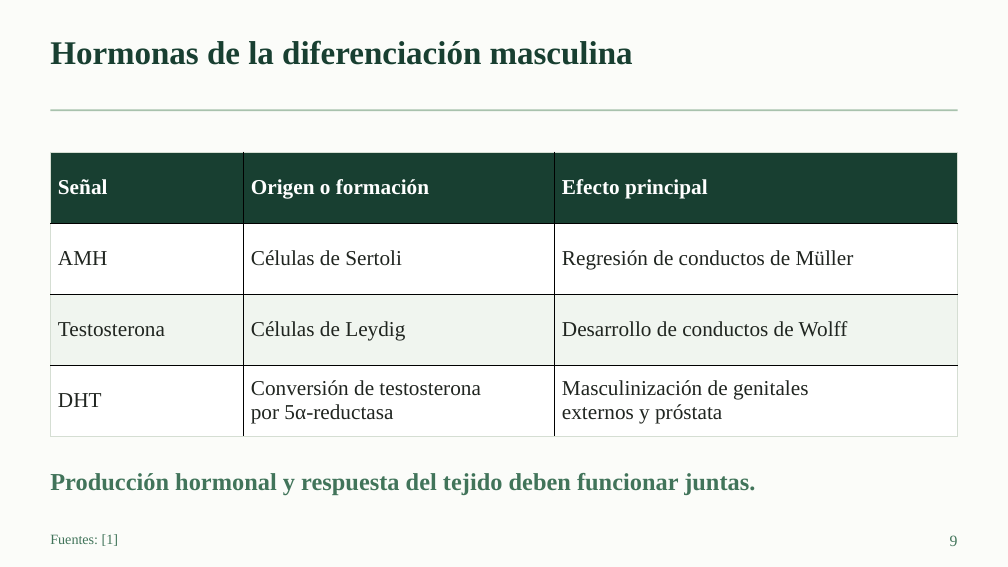
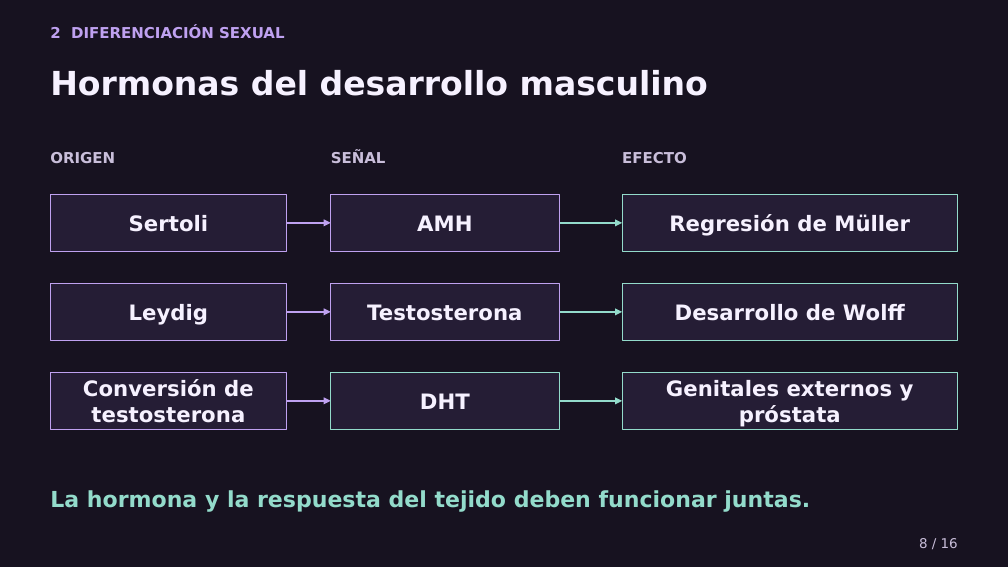
Before and after one commit to elranchodejuan-jo/juan.bajana, a slide deck: slide 8 of exposiciones/assets/descargas/presentacion-determinacion-sexual-animal.pptx (slide 9 before the commit). Drawn at 1008x567 pixels with LibreOffice and Linux fonts; fonts in the diff are those of the drawing. Boxes give left, top, right and bottom in pixels: in the first picture for what was removed or moved away, otherwise in the second. Text is boxed around its words. In the diff, an @@ line names an element or a change of style, - is before the commit and + after.

```diff
--- a/exposiciones/assets/descargas/presentacion-determinacion-sexual-animal.pptx
+++ b/exposiciones/assets/descargas/presentacion-determinacion-sexual-animal.pptx
@@ background #FBFCF9 to #171220 @@
@@ text added at bbox=[50, 27, 284, 39], 14.2 pt, text #BFA1F0, bold @@
+2 DIFERENCIACIÓN SEXUAL
@@ text removed at bbox=[50, 40, 633, 65] @@
-Hormonas de la diferenciación masculina
@@ text added at bbox=[50, 70, 708, 96], 31.5 pt, text #F6F1FF, bold @@
+Hormonas del desarrollo masculino
@@ rectangle removed at bbox=[51, 110, 958, 111] @@
@@ text added at bbox=[50, 152, 115, 163], 14.2 pt, text #C9BEDA, bold @@
+ORIGEN
@@ table removed at bbox=[51, 152, 957, 436], 4 rows, 3 columns @@
-Señal | Origen o formación | Efecto principal
-AMH | Células de Sertoli | Regresión de conductos de Müller
-Testosterona | Células de Leydig | Desarrollo de conductos de Wolff
-DHT | Conversión de testosterona / por 5α-reductasa | Masculinización de genitales / externos y próstata
@@ text added at bbox=[331, 150, 386, 163], 14.2 pt, text #C9BEDA, bold @@
+SEÑAL
@@ text added at bbox=[622, 152, 687, 163], 14.2 pt, text #C9BEDA, bold @@
+EFECTO
@@ rectangle added at bbox=[51, 194, 287, 251], fill #251D35, outline #BFA1F0 1.13 pt, 20.2 pt, text #F6F1FF, bold @@
+Sertoli
@@ rectangle added at bbox=[331, 194, 560, 251], fill #251D35, outline #BFA1F0 1.13 pt, 20.2 pt, text #F6F1FF, bold @@
+AMH
@@ rectangle added at bbox=[622, 194, 958, 251], fill #251D35, outline #93DBCB 1.13 pt, 20.2 pt, text #F6F1FF, bold @@
+Regresión de Müller
@@ arrow added from (287, 223) to (331, 223), #BFA1F0 2.25 pt @@
@@ arrow added from (560, 223) to (622, 223), #93DBCB 2.25 pt @@
@@ rectangle added at bbox=[51, 284, 287, 340], fill #251D35, outline #BFA1F0 1.13 pt, 20.2 pt, text #F6F1FF, bold @@
+Leydig
@@ rectangle added at bbox=[331, 284, 560, 340], fill #251D35, outline #BFA1F0 1.13 pt, 20.2 pt, text #F6F1FF, bold @@
+Testosterona
@@ rectangle added at bbox=[622, 284, 958, 340], fill #251D35, outline #93DBCB 1.13 pt, 20.2 pt, text #F6F1FF, bold @@
+Desarrollo de Wolff
@@ arrow added from (287, 312) to (331, 312), #BFA1F0 2.25 pt @@
@@ arrow added from (560, 312) to (622, 312), #93DBCB 2.25 pt @@
@@ rectangle added at bbox=[51, 373, 287, 430], fill #251D35, outline #BFA1F0 1.13 pt, 20.2 pt, text #F6F1FF, bold @@
+Conversión de testosterona
@@ rectangle added at bbox=[331, 373, 560, 430], fill #251D35, outline #93DBCB 1.13 pt, 20.2 pt, text #F6F1FF, bold @@
+DHT
@@ rectangle added at bbox=[622, 373, 958, 430], fill #251D35, outline #93DBCB 1.13 pt, 20.2 pt, text #F6F1FF, bold @@
+Genitales externos y próstata
@@ arrow added from (287, 401) to (331, 401), #BFA1F0 2.25 pt @@
@@ arrow added from (560, 401) to (622, 401), #93DBCB 2.25 pt @@
@@ text at bbox=[50, 490, 810, 512]: text changed; size 23.2 to 21 pt; font Times New Roman to DejaVu Sans; text colour #41745A to #93DBCB @@
-Producción hormonal y respuesta del tejido deben funcionar juntas.
+La hormona y la respuesta del tejido deben funcionar juntas.
@@ text removed at bbox=[50, 534, 118, 546] @@
-Fuentes: [1]
@@ text added at bbox=[919, 538, 958, 548], 12.8 pt, text #C9BEDA @@
+8 / 16
@@ text removed at bbox=[950, 535, 958, 546] @@
-9
```
Also in this commit, not shown: 3 other slides changed, 12 slides added, 16 slides removed, 22 other files.
